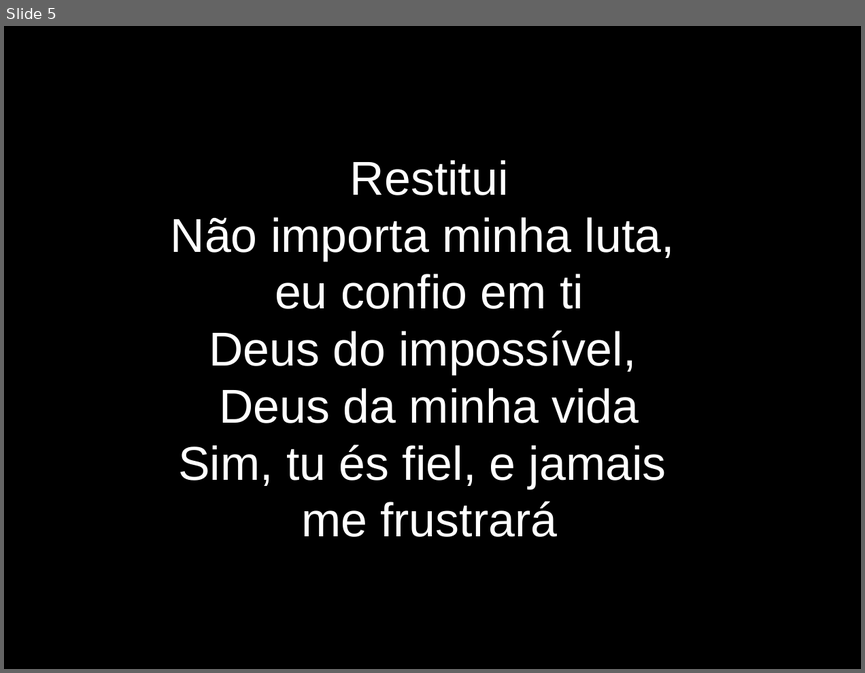
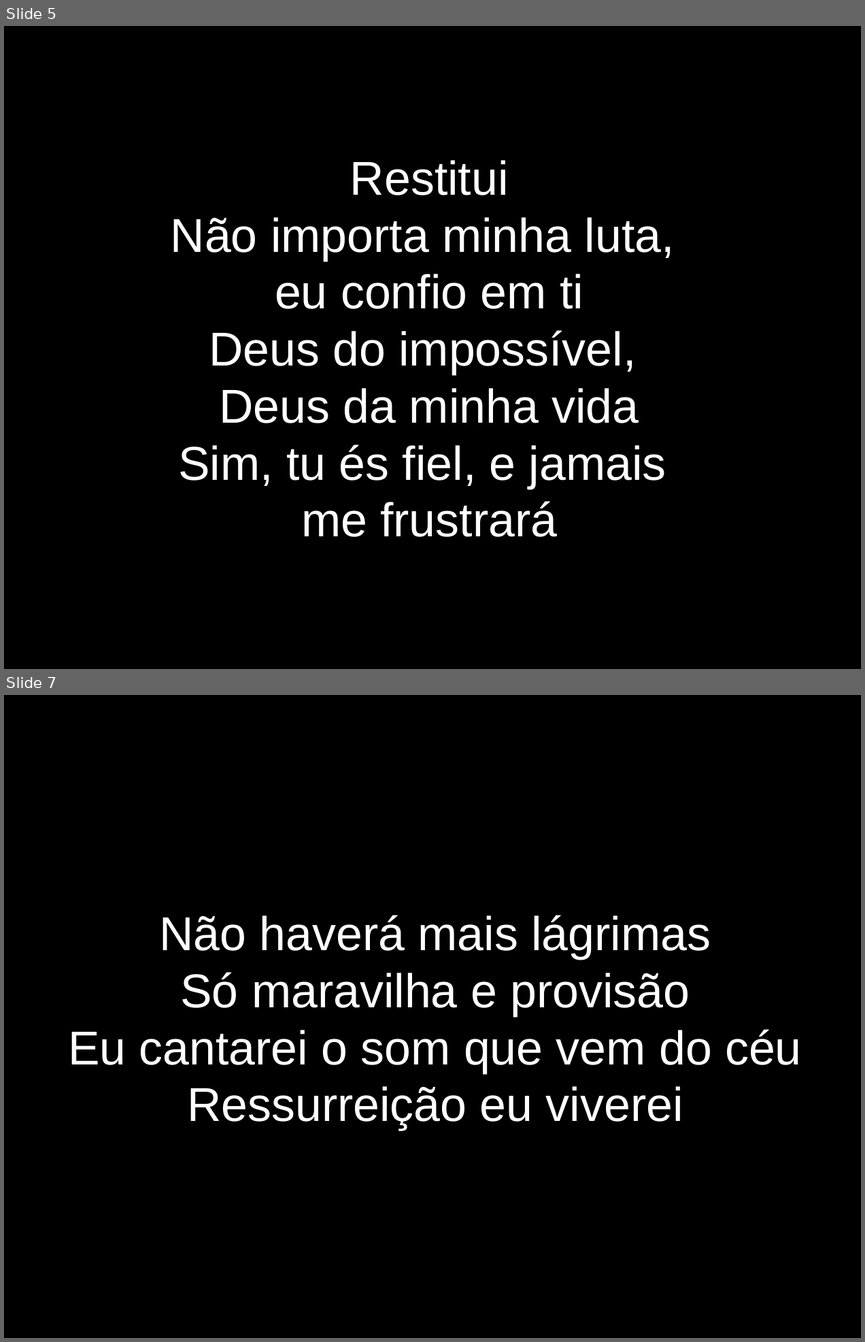
Before and after one commit to lazaroness/ChurchFiles, a slide deck: Jovens/LetrasApresentacao/048-Restitui.odp. Shown one above the other, each under a label of ours: slide 5 before the commit, slides 5 and 7 after it; the slides between them are not shown. The pictures are 865x673 and 865x1342 pixels, drawn with LibreOffice and Linux fonts; fonts in the diff are those of the drawing. Boxes give left, top, right and bottom in pixels: in the first picture for what was removed or moved away, otherwise in the second. Text is boxed around its words. In the diff, an @@ line names an element or a change of style, - is before the commit and + after.

```diff
--- a/Jovens/LetrasApresentacao/048-Restitui.odp
+++ b/Jovens/LetrasApresentacao/048-Restitui.odp
@@ slide 7 added at [4, 695, 861, 1338], background #000000 @@
@@ subtitle added at [68, 915, 802, 1130], 44 pt, text #FFFFFF @@
+Não haverá mais lágrimas
+Só maravilha e provisão
+Eu cantarei o som que vem do céu
+Ressurreição eu viverei
```
Also in this commit, not shown: 1 slide changed, 3 other slides added, 2 other files.
